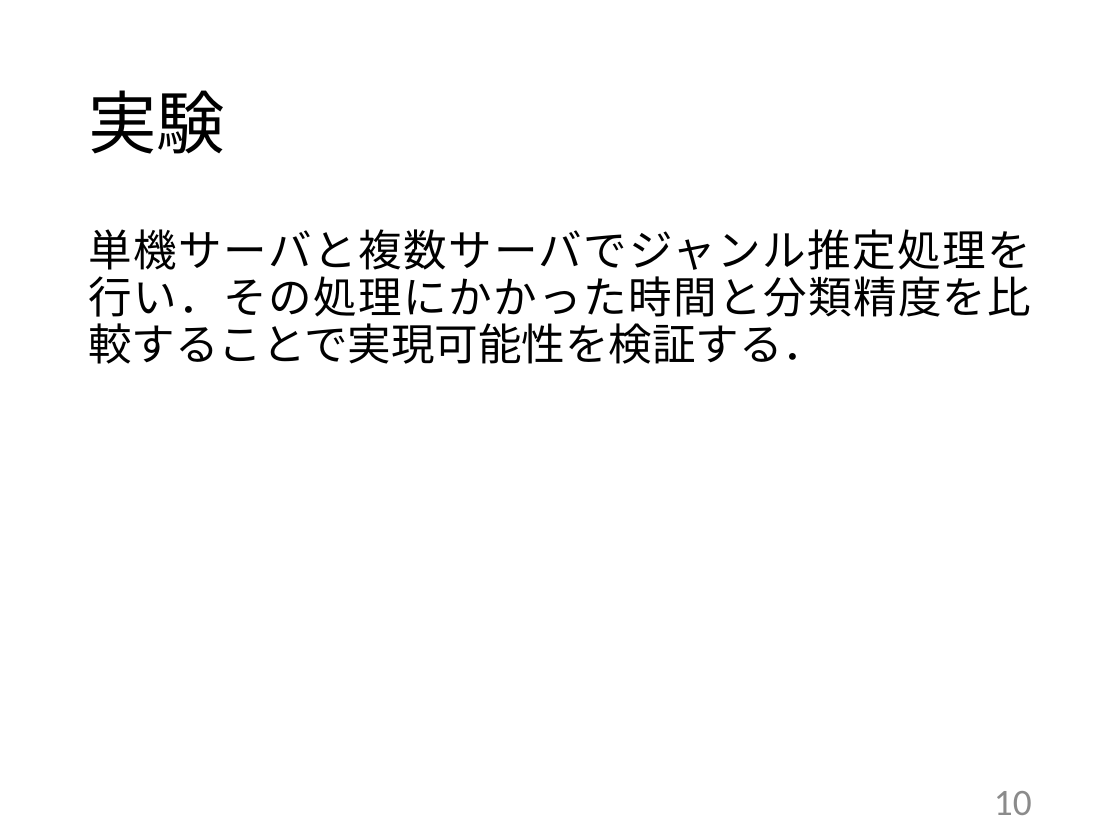
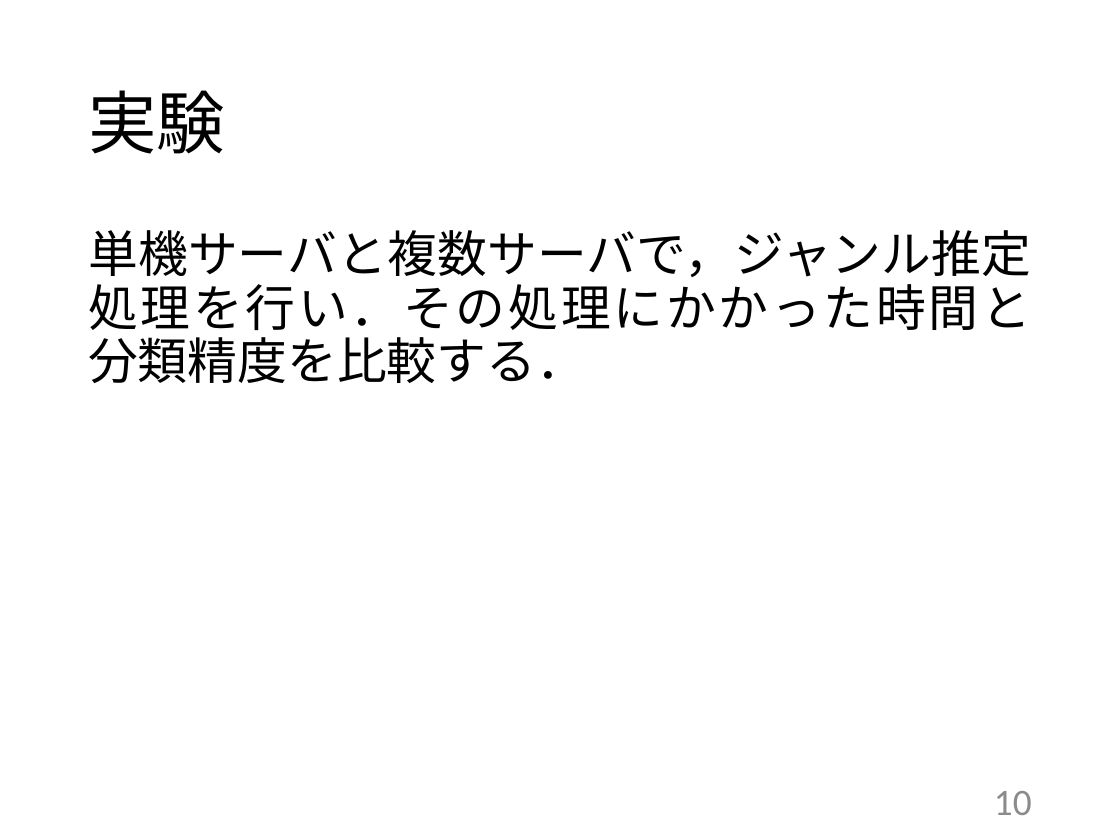
Before and after one commit to kait-takanolab/1821144-yoshii-thesis, a slide deck: slide 10 of 発表用スライド/1821144_卒研発表.pptx. Drawn at 1120x840 pixels with LibreOffice and Linux fonts; fonts in the diff are those of the drawing. Boxes give left, top, right and bottom in pixels: in the first picture for what was removed or moved away, otherwise in the second. Text is boxed around its words. In the diff, an @@ line names an element or a change of style, - is before the commit and + after.

```diff
--- a/発表用スライド/1821144_卒研発表.pptx
+++ b/発表用スライド/1821144_卒研発表.pptx
@@ text at (x1=88, y1=230, x2=1031, y2=383): text changed; size 28 to 32 pt @@
-単機サーバと複数サーバでジャンル推定処理を行い．その処理にかかった時間と分類精度を比較することで実現可能性を検証する．
+単機サーバと複数サーバで，ジャンル推定処理を行い．その処理にかかった時間と分類精度を比較する．
```
Also in this commit, not shown: 10 other slides changed, 1 other file.
